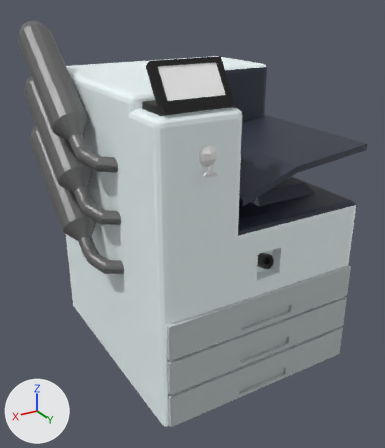
The FBX model GDT_Q3-4/Assets/PersonalModels/office_printer.fbx, before and after one commit.
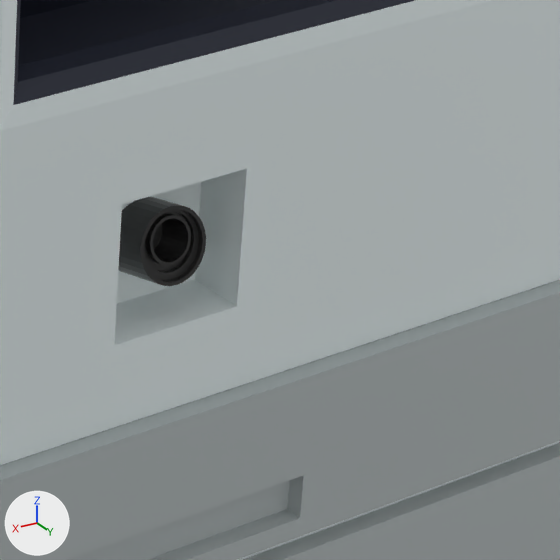
Old and new are each drawn whole from a camera (50 mm lens) standing at (2.029, -0.328, 2.031) and looking at (1.254, -1.62, 1.385) and again close up on the part from 61% to 88% of the width and 48% to 72% of the height. Every picture has the same lights, and +X, +Y and +Z are marked at lower left. The last two pictures show the newer version. Where no turn or scale is listed for an object, it has been applied to the vertices.

Objects in the first close-up: 'GasolineHole', 'PipeTray-1', 'PipeTray-2', 'Printer-Body'.
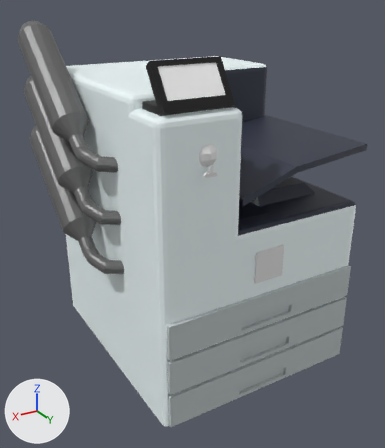
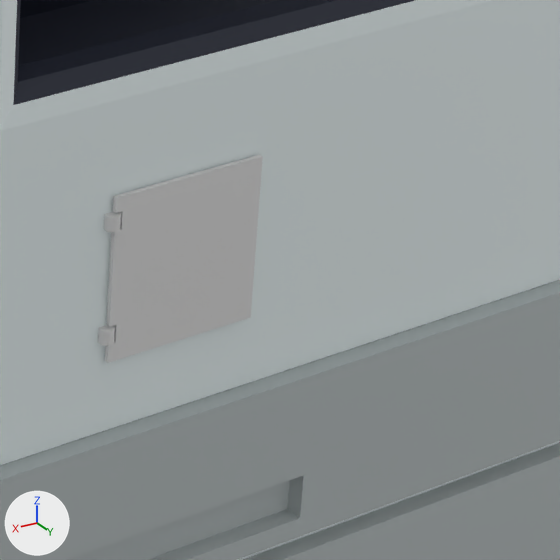
Scene script edits in JSON lines:
```json
{"op": "add", "block": "me_cylinder", "code": ["me_cylinder = bpy.data.meshes.new('Cylinder')", "me_cylinder.from_pydata(...)  # 160 vertices, 86 faces; spans x -0.0907..0.004, y -0.004..0.004, z -0.0772..0.013"]}
{"op": "add", "block": "ob_gasoline_door", "code": ["ob_gasoline_door = bpy.data.objects.new('Gasoline-Door', me_cylinder)", "ob_gasoline_door.location = (1.2508, -1.3043, 1.4068)"]}
```

Location of each change, [x1, y1, x2, y2] in pixels of the close-ups (560 x 560 px):
```json
{"object": "Gasoline-Door", "change": "added", "after": [98, 155, 263, 363]}
{"object": "GasolineHole", "change": "unchanged, covered by the edit", "before": [118, 197, 206, 286]}
```
